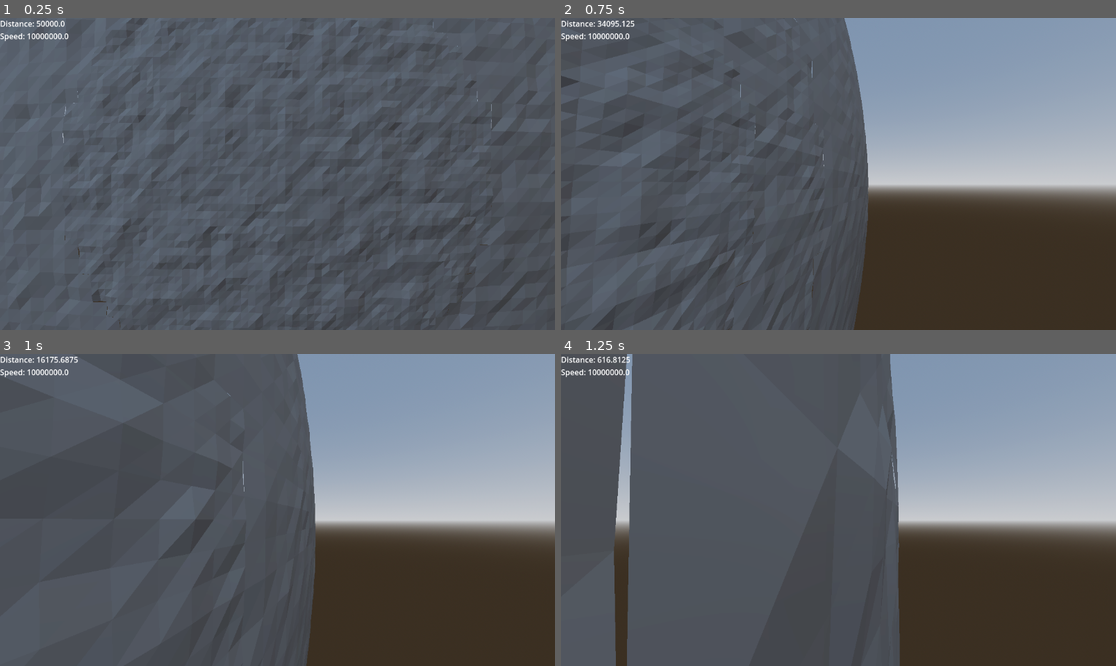
Above: before the commit, frames 1-4 (two rows, left to right).
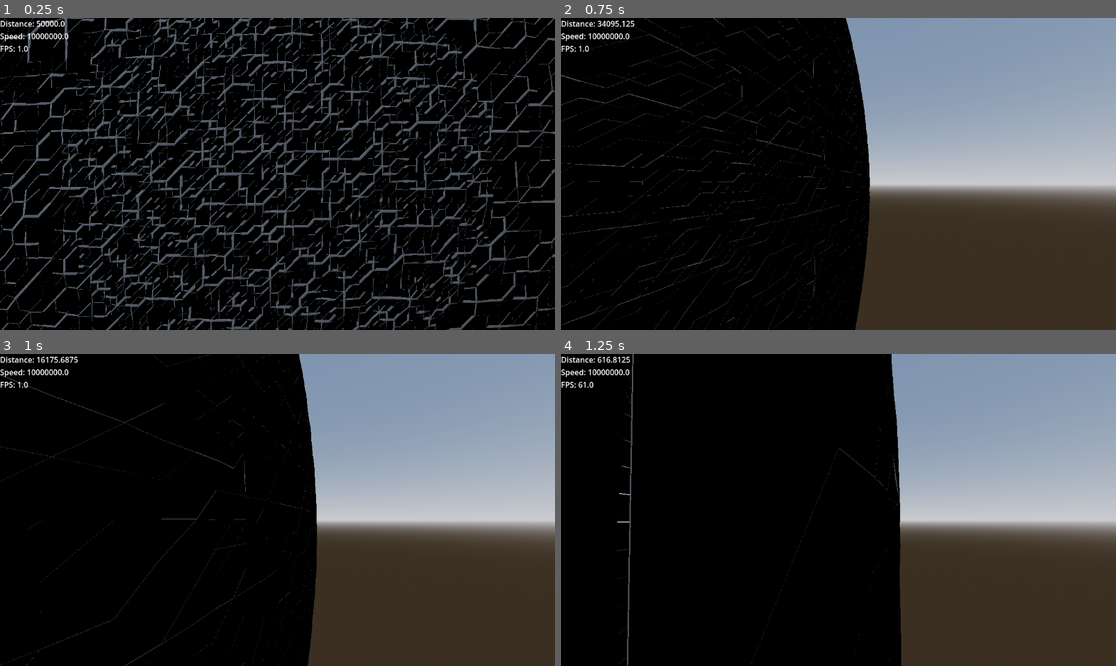
Above: after the commit, the same moments.

Repository: Shirtsy/mesh-tests
Game: Godot game, scene res://scenes/world_1/world_1.tscn
Two runs of this game, one before a commit and one after it. Both use one fixed random seed, a clock stepped at 60 frames per second and the inputs below.
Inputs (mouse positions are in pixels of both pictures, inside the frame that each line leads up to):
- Up to frame 1 (0.25 s): no input
- Up to frame 2 (0.75 s): tap Enter at 0.5 s; move the mouse to (866, 174) at 0.52 s; hold W (forward) from 0.53 s (still down); tap Down (d_a) at 0.6 s
- Up to frame 3 (1 s): keep holding W (forward)
- Up to frame 4 (1.25 s): keep holding W (forward)

The runs differ from the first frame. In frame 1, 87% of the frame differs, in the area x 0-100%, y 0-100%; in frame 2, 54%; in frame 3, 56%; in frame 4, 60%.

Commit message:
Added fps counter

Diff:
--- a/scenes/world_1/distance_tracker.gd
+++ b/scenes/world_1/distance_tracker.gd
@@ -10,5 +10,10 @@
 
 
 func _process(_delta: float) -> void:
-	text = "Distance: " + str(node_1.global_position.distance_to(node_2.global_position) - node_2.radius) \
+	text = (
+			"Distance: " + str(
+				node_1.global_position.distance_to(node_2.global_position) - node_2.radius
+			)
 			+ "\n" + "Speed: " + str(node_1.speed)
+			+ "\n" + "FPS: " + str(Engine.get_frames_per_second())
+	)
--- a/scenes/world_1/world_1.tscn
+++ b/scenes/world_1/world_1.tscn
@@ -54,7 +54,9 @@
 
 [node name="SubViewport" type="SubViewport" parent="SubViewportContainer2"]
 transparent_bg = true
+handle_input_locally = false
 size = Vector2i(1152, 648)
+render_target_update_mode = 4
 
 [node name="WorldEnvironment" type="WorldEnvironment" parent="SubViewportContainer2/SubViewport"]
 environment = SubResource("Environment_85w3x")
@@ -87,7 +89,6 @@
 metadata/_custom_type_script = ExtResource("2_ic8tw")
 
 [node name="Wire" type="MeshInstance3D" parent="SubViewportContainer2/SubViewportContainer/SubViewport/QuadPlanet"]
-visible = false
 layers = 3
 material_override = SubResource("ShaderMaterial_6i63x")
 script = ExtResource("4_p45x0")
